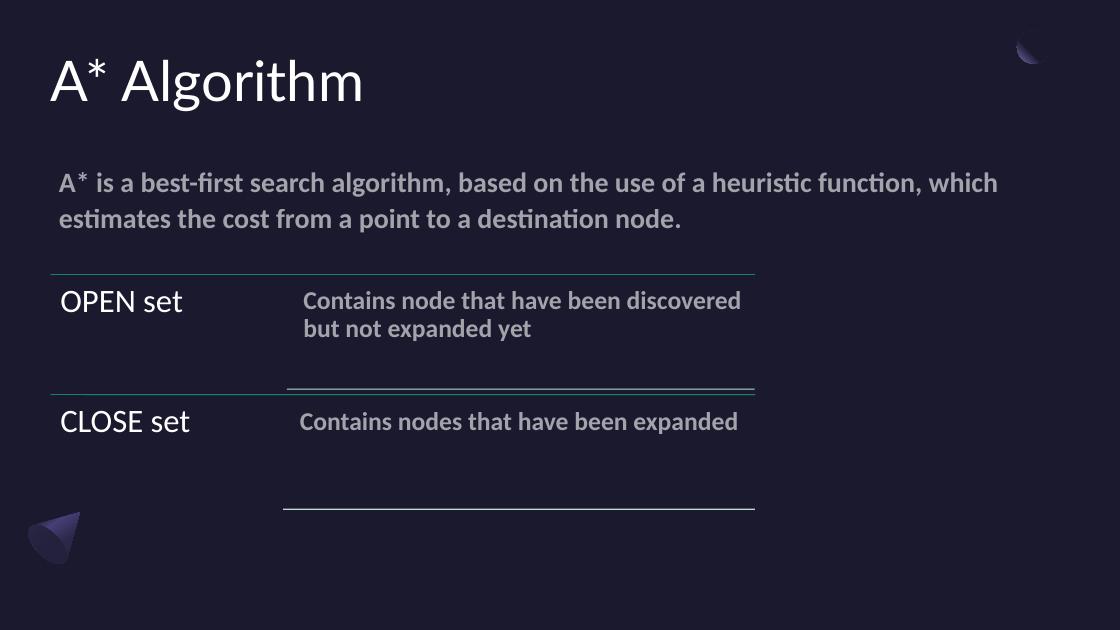
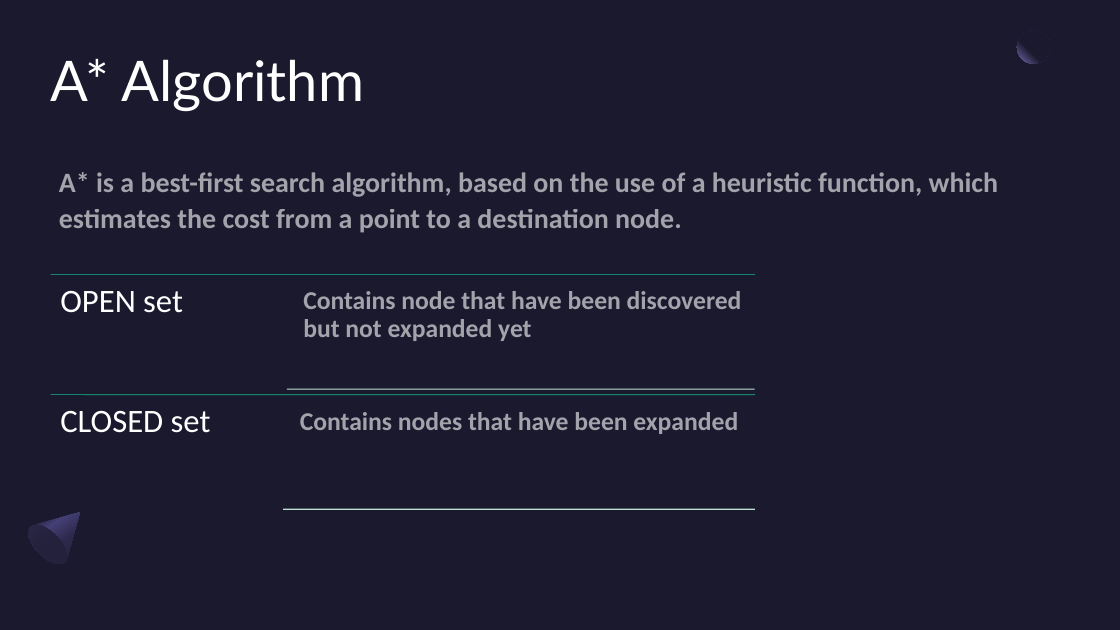
Before and after one commit to Salvo-kun/a-star, a slide deck: slide 13 of presentation/astar_slides.pptx. Drawn at 1120x630 pixels with LibreOffice and Linux fonts; fonts in the diff are those of the drawing. Boxes give left, top, right and bottom in pixels: in the first picture for what was removed or moved away, otherwise in the second. Text is boxed around its words. In the diff, an @@ line names an element or a change of style, - is before the commit and + after.

```diff
--- a/presentation/astar_slides.pptx
+++ b/presentation/astar_slides.pptx
@@ text at [60,411,211,433]: text changed @@
-CLOSE set
+CLOSED set
```
Also in this commit, not shown: 1 other slide changed, 15 other files.
